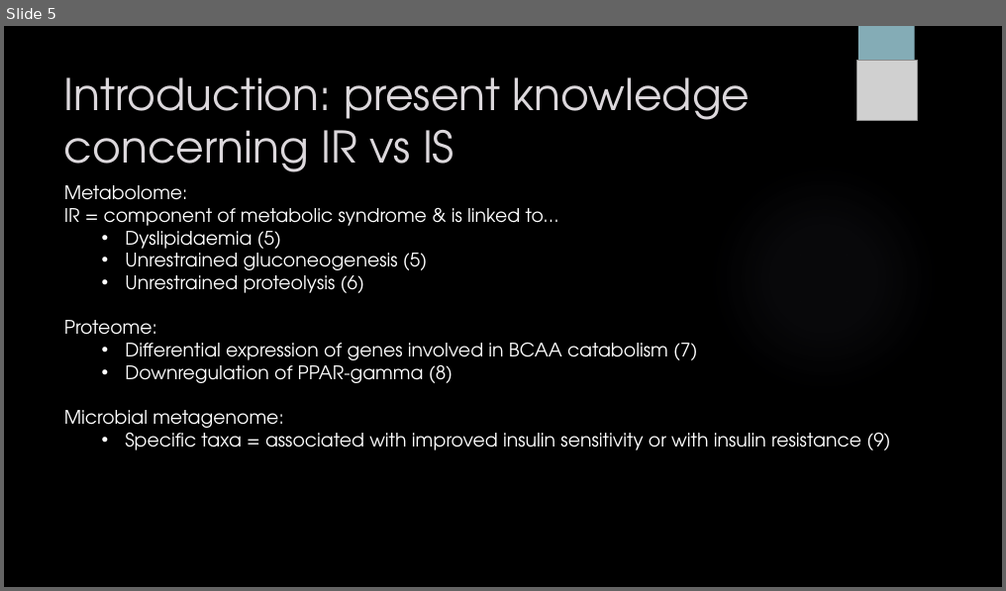
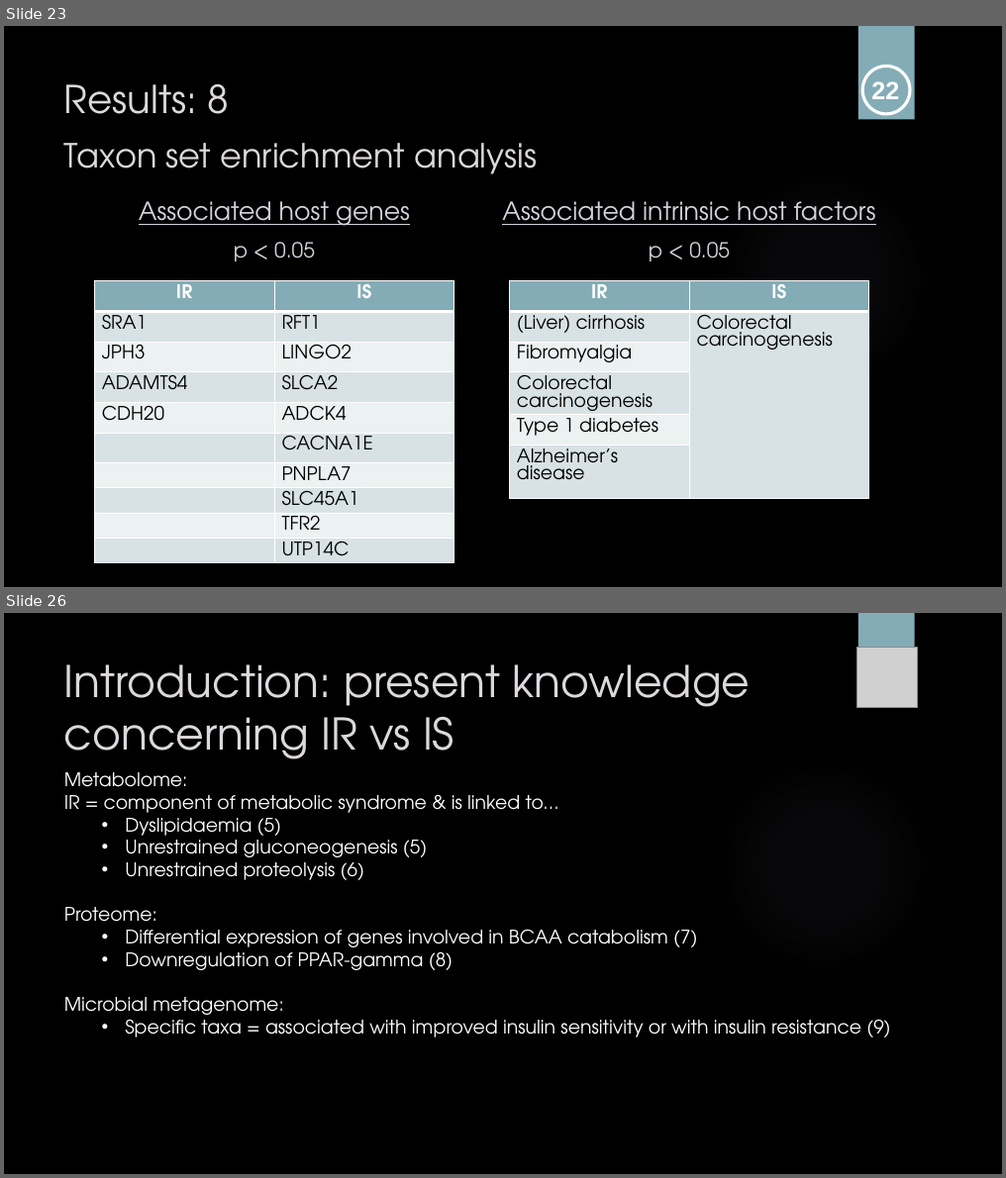
Before and after one commit to sabdeolive/Sabrina_BMS_Bachelor-Internship, a slide deck: Intermediate Presentation.pptx. Shown one above the other, each under a label of ours: slide 5 before the commit, slides 23 and 26 after it; the slides between them are not shown. The pictures are 1006x591 and 1006x1178 pixels, drawn with LibreOffice and Linux fonts; fonts in the diff are those of the drawing; grey boxes stand for pictures; background and template pictures are left out. Boxes give left, top, right and bottom in pixels: in the first picture for what was removed or moved away, otherwise in the second. Text is boxed around its words. In the diff, an @@ line names an element or a change of style, - is before the commit and + after.

```diff
--- a/Intermediate Presentation.pptx
+++ b/Intermediate Presentation.pptx
@@ slide 23 added at [4,26,1002,587], background picture (left out); not listed: 2 template elements that a slide beside it also shows @@
@@ title added at [64,84,538,174], 32 pt, text #DCD8DC @@
+Results: 8
+Taxon set enrichment analysis
@@ ellipse added at [862,66,910,113], outline #FFFFFF 3 pt @@
@@ text added at [871,81,899,99], 24 pt, text #FFFFFF, bold @@
+22
@@ text added at [139,201,410,226], 24 pt, text #D4D3DD, underline @@
+Associated host genes
@@ text added at [502,201,876,225], 24 pt, text #D4D3DD, underline @@
+Associated intrinsic host factors
@@ text added at [234,242,315,262], 20 pt, text #D4D3DD @@
+p < 0.05
@@ text added at [648,242,730,262], 20 pt, text #D4D3DD @@
+p < 0.05
@@ table added at [94,281,453,583], 10 rows, 2 columns @@
+IR | IS
+SRA1 | RFT1
+JPH3 | LINGO2
+ADAMTS4 | SLCA2
+CDH20 | ADCK4
+ | CACNA1E
+ | PNPLA7
+ | SLC45A1
+ | TFR2
+ | UTP14C
@@ table added at [509,281,868,509], 6 rows, 2 columns @@
+IR | IS
+(Liver) cirrhosis | Colorectal carcinogenesis
+Fibromyalgia | 
+Colorectal carcinogenesis | 
+Type 1 diabetes | 
+Alzheimer’s disease | 
@@ what was slide 5 is now slide 26 @@
```
Also in this commit, not shown: 11 slides changed, 10 other slides added, 11 slides removed.
